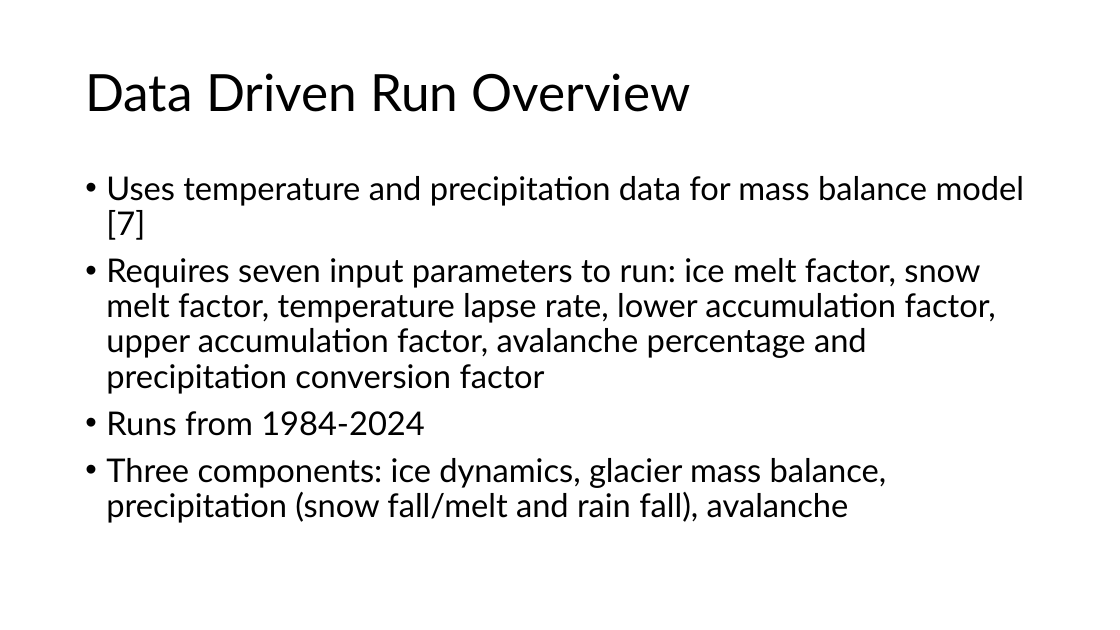
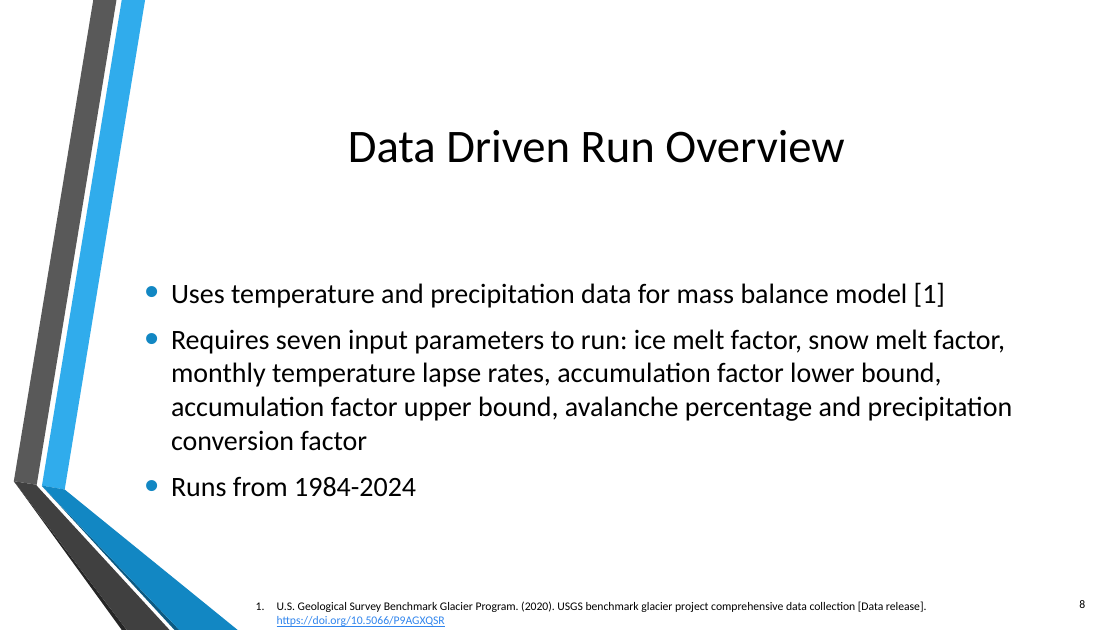
Before and after one commit to kstone3/Senior-Thesis, a slide deck: slide 8 of Thesis/thesis_defense.pptx. Drawn at 1120x630 pixels with LibreOffice and Linux fonts; fonts in the diff are those of the drawing; background and template pictures are left out. Boxes give left, top, right and bottom in pixels: in the first picture for what was removed or moved away, otherwise in the second. Text is boxed around its words. In the diff, an @@ line names an element or a change of style, - is before the commit and + after.

```diff
--- a/Thesis/thesis_defense.pptx
+++ b/Thesis/thesis_defense.pptx
@@ title "Data Driven Run Overview": place and size @@
-title "Data Driven Run Overview" at <box>85,73,691,112</box>
+title "Data Driven Run Overview" at <box>348,130,844,163</box>
@@ title "Data Driven Run Overview" at <box>348,130,844,163</box>: size 44 to 40 pt, font Lato to Calibri; alignment left to centre; line spacing 0.9 to 1 @@
@@ text "Uses temperature and precipitation data ...": place and size @@
-text "Uses temperature and precipitation data ..." at <box>106,176,1025,523</box>
+text "Uses temperature and precipitation data ..." at <box>171,282,1013,497</box>
@@ text "Uses temperature and precipitation data ..." at <box>171,282,1013,497</box>: vertical alignment top to middle @@
@@ text at <box>171,282,1013,451</box>: text changed; size 28 to 24 pt; font Lato to Calibri @@
-• Uses temperature and precipitation data for mass balance model [7]
-• Requires seven input parameters to run: ice melt factor, snow melt factor, temperature lapse rate, lower accumulation factor, upper accumulation factor, avalanche percentage and precipitation conversion factor
+• Uses temperature and precipitation data for mass balance model [1]
+• Requires seven input parameters to run: ice melt factor, snow melt factor, monthly temperature lapse rates, accumulation factor lower bound, accumulation factor upper bound, avalanche percentage and precipitation conversion factor
@@ text at <box>106,458,887,523</box>: paragraph removed @@
-• Three components: ice dynamics, glacier mass balance, precipitation (snow fall/melt and rain fall), avalanche
@@ text at <box>171,476,416,497</box>: size 28 to 24 pt, font Lato to Calibri in "Runs from 1984-2024"; indent changed; line spacing 0.9 to 1 @@
@@ group added at <box>13,0,238,630</box>: 6 freeform shapes @@
@@ text added at <box>277,601,927,627</box>, 10 pt, text #000000 @@
+1. U.S. Geological Survey Benchmark Glacier Program. (2020). USGS benchmark glacier project comprehensive data collection [Data release]. https://doi.org/10.5066/P9AGXQSR
@@ page number added at <box>1079,600,1085,608</box>, 10 pt, text #000000 @@
+8
```
Also in this commit, not shown: 12 other slides changed, 14 slides added, 4 slides removed, 16 other files.
